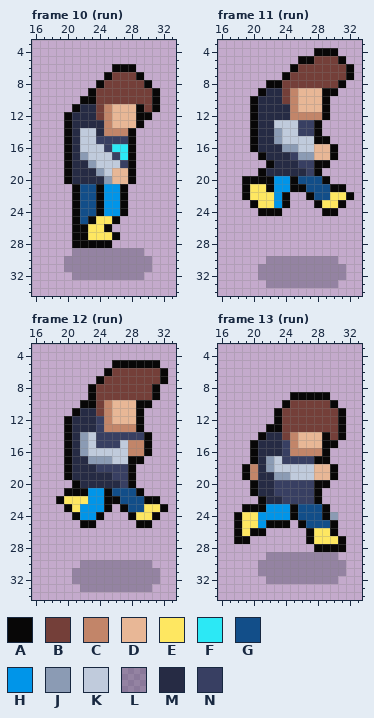
Pixel-art file -- src/art/player_animation.aseprite. Above: the version before the commit.
70x40 pixels, 15 frames. Pixels under 10% opacity are left out. Colours within 5 levels of each other are drawn and written as one. Shown: frame 10 (run): x 16..33, y 3..34; frame 11 (run): x 16..33, y 3..34; frame 12 (run): x 16..33, y 3..34; frame 13 (run): x 16..33, y 3..34. The commit also changed other frames, which this record leaves out.
Visible layers, top first: "main", "shadow".
Palette (. is transparent): A #080707  B #743f39  C #c28569  D #e8b796  E #fee761  F #2ce8f5  G #124e89  H #0095e9  J #8b9bb4  K #c0cbdc  L #262b444e  M #262b44  N #383f62
Pixels before, frame 10 (run), first column x 20:
 6 ......AAA...
 7 .....ABBBA..
 8 ....ABBBBBA.
 9 ...ABBBBBBBA
10 ..AABBBBBBBA
11 .AMMBCDDDABA
12 AMMMBCDDDAA.
13 AMMMMCDDDA..
14 AMKKMCCCA...
15 AMKKNNNNA...
16 AMKKKNFFA...
17 AMJKKKNFA...
18 AMMJKKKNA...
19 AMMMJKDDA...
20 AMMMMJDDA...
21 .AGGAHHA....
22 .AGGAHHA....
23 .AGGAHHA....
24 .AGGAHHA....
25 .AGAEEA.....
26 .AAEEA......
27 .AAEEEA.....
28 .AAAAA......
29 .LLLLLLLLL..
30 LLLLLLLLLLL.
31 LLLLLLLLLLL.
32 .LLLLLLLLL..
Pixels before, frame 11 (run), first column x 19:
 4 .........AAA..
 5 .......AABBBA.
 6 ......ABBBBBBA
 7 .....ABBBBBBBA
 8 ...AABBBBBBBA.
 9 ..AMMBCDDDAA..
10 .AMMMBCDDDA...
11 .AMMMMCDDDA...
12 .AMMMMCCCCA...
13 .AMMKKKNNA....
14 .AMMJKKNNA....
15 .AMMJKKKKAA...
16 .AMMMJJKKDDA..
17 ..AMMMNJJDDA..
18 ...AMMMNNAA...
19 ..AMMMMMNA....
20 AAAAHHAGGGA...
21 AEEAHHAAGGGAA.
22 AEEEHA..AGGEEA
23 .AEEHA...AEEA.
24 ..AAA.....AA..
25 ..............
26 ..............
27 ..............
28 ..............
29 ..............
30 ...LLLLLLLLL..
31 ..LLLLLLLLLLL.
32 ..LLLLLLLLLLL.
33 ...LLLLLLLLL..
Pixels before, frame 12 (run), first column x 19:
 5 .......AAAAAA.
 6 ......ABBBBBBA
 7 .....ABBBBBBBA
 8 ....ABBBBBBBA.
 9 ....ABBBBBBBA.
10 ...AABCDDDAA..
11 ..AMMBCDDDA...
12 .AMMMNCDDDA...
13 .AMMMNCCCCA...
14 .AMJKNNNNNNA..
15 .AMJKNNNKCCA..
16 .AMJKKKKKCCA..
17 .AMMJJJKKAA...
18 .AMMMNNNNA....
19 .AMMMMMNNA....
20 ..AMMMMMNA....
21 .AAAHHAGGGA...
22 AEEEHHAAGGGAA.
23 .AEHHHA.AGGEEA
24 ..AHHA...AEEA.
25 ...AA.....AA..
26 ..............
27 ..............
28 ..............
29 ..............
30 ...LLLLLLLLL..
31 ..LLLLLLLLLLL.
32 ..LLLLLLLLLLL.
33 ...LLLLLLLLL..
Pixels before, frame 13 (run), first column x 18:
 9 .......AAAAA..
10 ......ABBBBBA.
11 .....ABBBBBBBA
12 .....ABBBBBBBA
13 ....AABBBBBBBA
14 ...AMMBCDDDABA
15 ..AMMMNCDDDAA.
16 ..AMMMNCCCCA..
17 ..AMJKNNNNAA..
18 .ACMJKKKKKDDA.
19 .ACMMJJKKKDDA.
20 ..AMMNNNNNAA..
21 ..AMMNNNNNA...
22 ...AMMNNNNA...
23 .AAAHHHAGGGA..
24 AEEHHHHAGGGAJ.
25 AEEHAAA.AGGGA.
26 AEAA.....AEEA.
27 AA.......AEEEA
28 ..........AAAA
29 ....LLLLLLLLL.
30 ...LLLLLLLLLLL
31 ...LLLLLLLLLLL
32 ....LLLLLLLLL.
After:
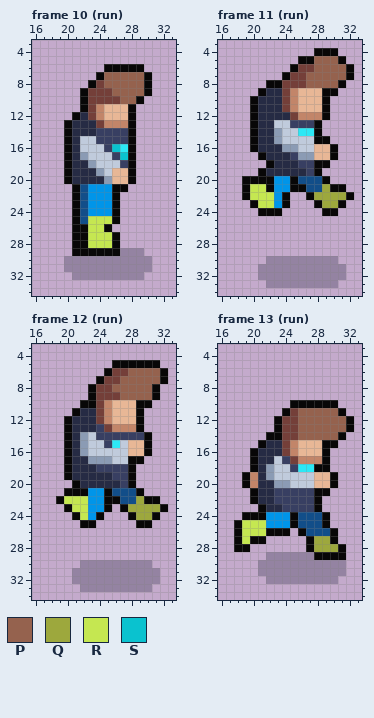
Colours new in this view: P #95624e  Q #9da83d  R #c5e751  S #0ac2cf
From old to new:
layer "main/main" added
layer "main" removed
Changed rows in their new state; - is an unchanged pixel.
Frame 10 (run):
first column x 20:
 6 -----A---A--
 7 ----APPPPPA-
 8 ---ABPPPPP--
 9 --AB--PPPPA.
10 ---B---PPA..
11 -.ABCD--A...
12 .A-BCD--A..-
13 ----B-CCA.--
14 --MMNNNN----
16 ------S-----
17 -------S----
first column x 21:
21 --HH-A-
22 --HH-A.
23 --HH-A.
24 --HH-A.
25 --RRR--
26 --RR---
27 --RRR--
28 --RRRA-
29 AAAAAA-
Frame 11 (run), layer "main/main":
first column x 24:
 5 ----PPP-
 6 ----PPPP
 7 ---PPPPP
 8 ---PPPP-
11 B-------
12 -B------
13 -N------
14 --FF----
first column x 20:
21 RR-------Q--
22 RRR-----QQQQ
23 -RR------QQ-
Frame 12 (run), layer "main/main":
first column x 24:
 6 ----PPPP
 7 ---PPPPP
 8 --PPPPP-
 9 ---PPPP-
12 B-------
13 -B------
15 K-F-DD--
16 ----DD--
first column x 20:
22 RRR------Q--
23 -RR-----QQQQ
24 --R------QQ-
Frame 13 (run):
first column x 18:
 9 -------.....---
10 ------.AAAAA---
11 -----.A-PPPPP--
12 --------PPPPPPA
13 ----.---PPPPPPA
14 ---.AA-BPPPPP--
15 --.A--B--------
16 ------B-DDD----
17 ----M--BCCC----
18 -.A----NFFAA.--
19 ----JKK--------
20 -AC--JJKKKDDA--
21 -----------A---
22 --AM-N---------
23 -..-MMNNNNA.---
24 .AAA--------.--
25 -RRRHHHAG--A.--
26 -RRRAAA-AGGG---
27 -RAA------QQA.-
28 AA-------AQQQ--
29 ----------AAAA-
